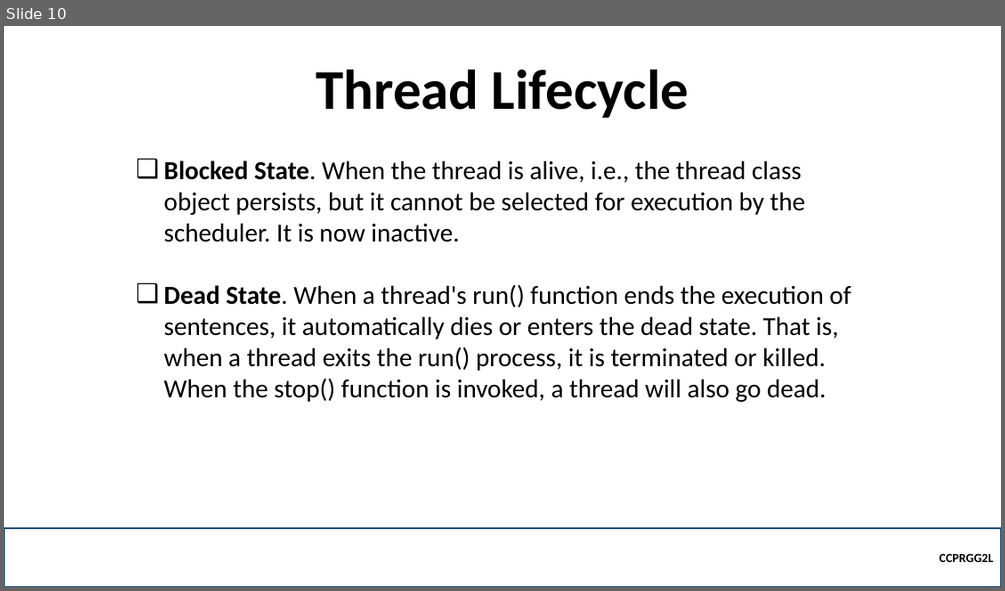
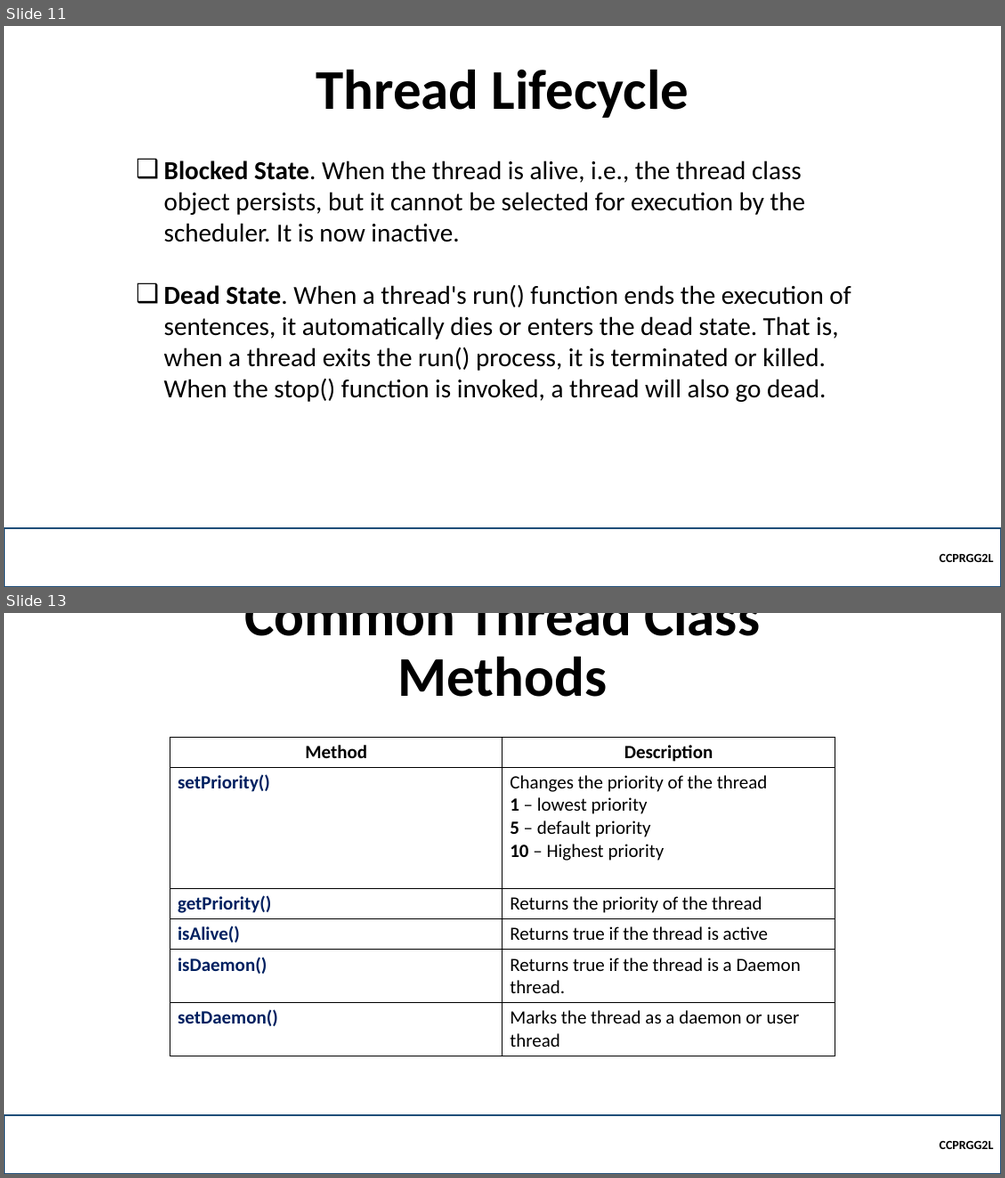
Before and after one commit to robitussin/CCPRGG2L, a slide deck: week_11/Threads.pptx. Shown one above the other, each under a label of ours: slide 10 before the commit, slides 11 and 13 after it; the slides between them are not shown. The pictures are 1005x591 and 1005x1178 pixels, drawn with LibreOffice and Linux fonts; fonts in the diff are those of the drawing; background and template pictures are left out. Boxes give left, top, right and bottom in pixels: in the first picture for what was removed or moved away, otherwise in the second. Text is boxed around its words. In the diff, an @@ line names an element or a change of style, - is before the commit and + after.

```diff
--- a/week_11/Threads.pptx
+++ b/week_11/Threads.pptx
@@ slide 13 added at (x1=4, y1=613, x2=1001, y2=1174), background picture (left out) @@
@@ title added at (x1=244, y1=613, x2=760, y2=697), 54 pt, text #000000, bold @@
+Common Thread Class Methods
@@ table added at (x1=170, y1=737, x2=834, y2=1053), 6 rows, 2 columns @@
+Method | Description
+setPriority() | Changes the priority of the thread 1 – lowest priority / 5 – default priority / 10 – Highest priority
+getPriority() | Returns the priority of the thread
+isAlive() | Returns true if the thread is active
+isDaemon() | Returns true if the thread is a Daemon thread.
+setDaemon() | Marks the thread as a daemon or user thread
@@ rectangle added at (x1=4, y1=1115, x2=1001, y2=1174), outline #1F4E79 2.25 pt, 12 pt, text #000000, bold @@
+CCPRGG2L
@@ what was slide 10 is now slide 11 @@
```
Also in this commit, not shown: 3 other slides added, 9 other files.
